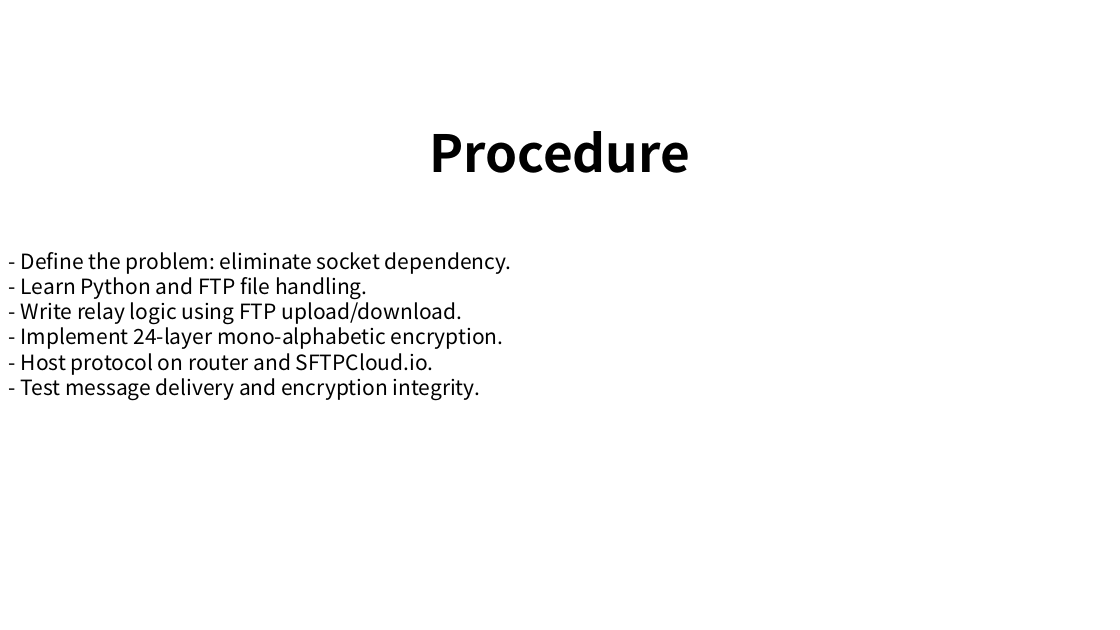
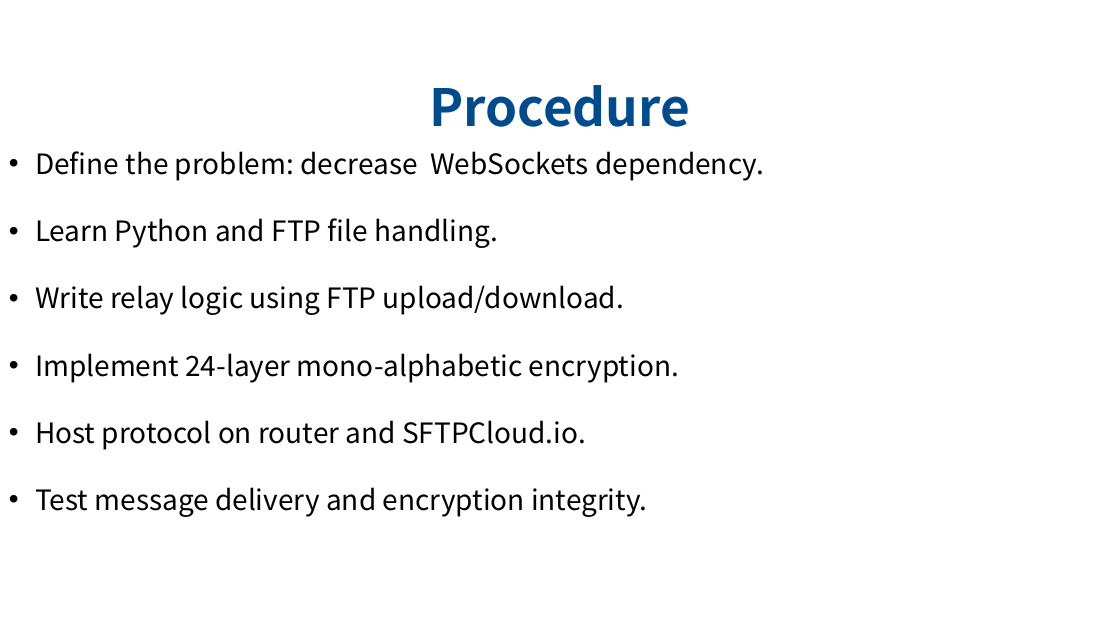
Before and after one commit to ahmedomar2014/FTPChat, a slide deck: slide 6 of Documentation/ISEF/Poster.pptx. Drawn at 1120x630 pixels with LibreOffice and Linux fonts; fonts in the diff are those of the drawing. Boxes give left, top, right and bottom in pixels: in the first picture for what was removed or moved away, otherwise in the second. Text is boxed around its words. In the diff, an @@ line names an element or a change of style, - is before the commit and + after.

```diff
--- a/Documentation/ISEF/Poster.pptx
+++ b/Documentation/ISEF/Poster.pptx
@@ text "Procedure": place and size @@
-text "Procedure" at (429, 131, 690, 173)
+text "Procedure" at (429, 85, 690, 127)
@@ text "Procedure" at (429, 85, 690, 127): text colour #000000 to #004A8E @@
@@ text at (35, 151, 764, 517): text changed; size 18 to 24 pt @@
-- Define the problem: eliminate socket dependency.
-- Learn Python and FTP file handling.
-- Write relay logic using FTP upload/download.
-- Implement 24-layer mono-alphabetic encryption.
-- Host protocol on router and SFTPCloud.io.
-- Test message delivery and encryption integrity.
+• Define the problem: decrease WebSockets dependency.
+• Learn Python and FTP file handling.
+• Write relay logic using FTP upload/download.
+• Implement 24-layer mono-alphabetic encryption.
+• Host protocol on router and SFTPCloud.io.
+• Test message delivery and encryption integrity.
```
Also in this commit, not shown: 11 other slides changed, 15 other files.
